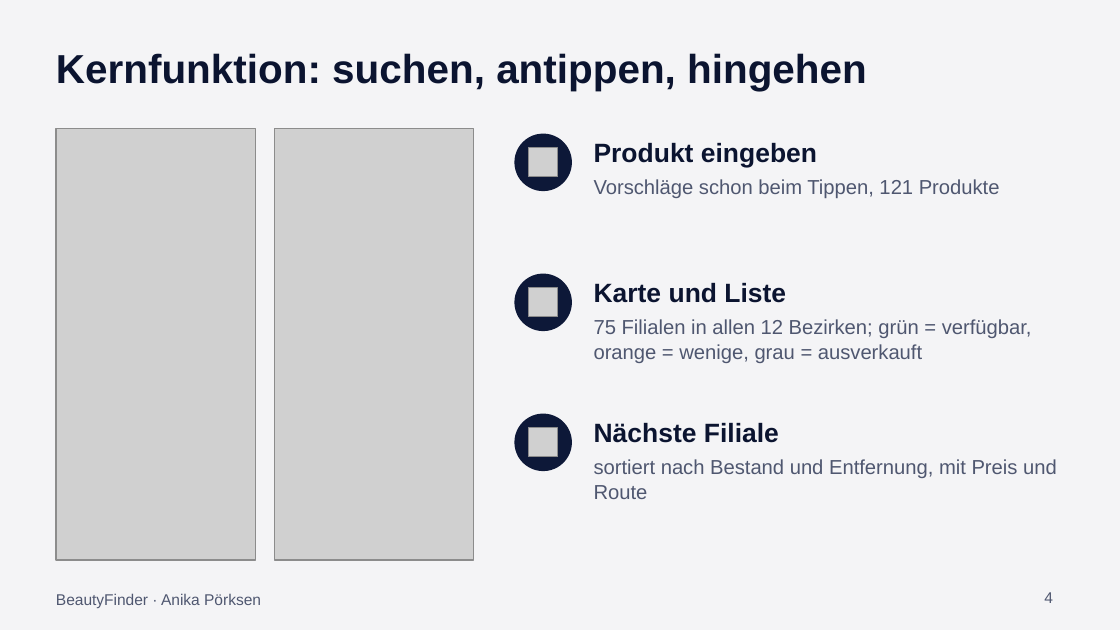
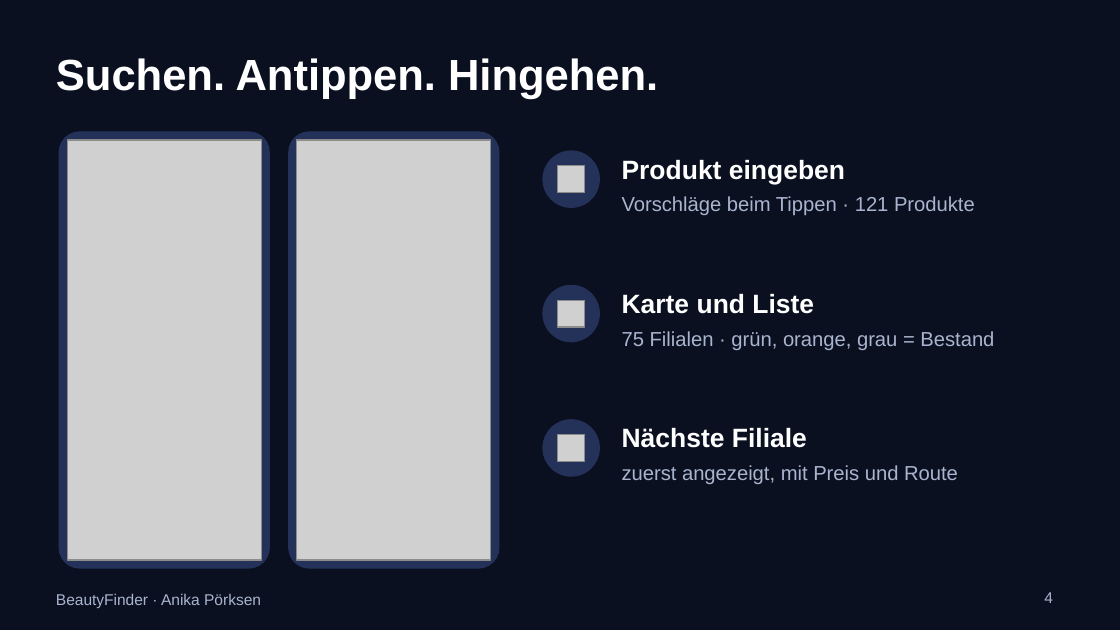
Before and after one commit to anikaprksn/Digitale-WElten, a slide deck: slide 4 of abgabe/Praesentation_BeautyFinder.pptx. Drawn at 1120x630 pixels with LibreOffice and Linux fonts; fonts in the diff are those of the drawing; grey boxes stand for pictures. Boxes give left, top, right and bottom in pixels: in the first picture for what was removed or moved away, otherwise in the second. Text is boxed around its words. In the diff, an @@ line names an element or a change of style, - is before the commit and + after.

```diff
--- a/abgabe/Praesentation_BeautyFinder.pptx
+++ b/abgabe/Praesentation_BeautyFinder.pptx
@@ background #F4F4F6 to #0A1020 @@
@@ text at bbox=[56, 58, 658, 99]: text changed; size 26 to 28 pt; text colour #0B1430 to #FFFFFF @@
-Kernfunktion: suchen, antippen, hingehen
+Suchen. Antippen. Hingehen.
@@ rounded rectangle added at bbox=[59, 132, 269, 568], fill #24325A, outline #24325A 1 pt @@
@@ picture: place and size @@
-picture at bbox=[56, 129, 255, 560]
+picture at bbox=[67, 140, 261, 560]
@@ rounded rectangle added at bbox=[289, 132, 498, 568], fill #24325A, outline #24325A 1 pt @@
@@ picture: place and size @@
-picture at bbox=[274, 129, 474, 560]
+picture at bbox=[297, 140, 491, 560]
@@ picture removed at bbox=[529, 148, 558, 177] @@
@@ text colour #0B1430 to #FFFFFF in 3 elements at bbox=[622, 427, 807, 448], bbox=[622, 293, 814, 314], bbox=[622, 159, 845, 184] @@
@@ text "Produkt eingeben": place and size @@
-text "Produkt eingeben" at bbox=[594, 142, 817, 167]
+text "Produkt eingeben" at bbox=[622, 159, 845, 184]
@@ fill #0D1838 to #24325A; outline #0D1838 1 pt to #24325A 1 pt in 3 elements at bbox=[543, 420, 599, 476], bbox=[543, 286, 599, 342], bbox=[543, 151, 599, 207] @@
@@ ellipse: place and size @@
-ellipse at bbox=[515, 134, 571, 190]
+ellipse at bbox=[543, 151, 599, 207]
@@ picture added at bbox=[558, 166, 585, 193] @@
@@ text at bbox=[622, 196, 975, 215]: text changed; text colour #4F5770 to #A9B4CF @@
-Vorschläge schon beim Tippen, 121 Produkte
+Vorschläge beim Tippen · 121 Produkte
@@ picture removed at bbox=[529, 288, 558, 317] @@
@@ ellipse: place and size @@
-ellipse at bbox=[515, 274, 571, 330]
+ellipse at bbox=[543, 286, 599, 342]
@@ text "Karte und Liste": place and size @@
-text "Karte und Liste" at bbox=[594, 282, 786, 303]
+text "Karte und Liste" at bbox=[622, 293, 814, 314]
@@ picture added at bbox=[558, 300, 585, 327] @@
@@ text at bbox=[622, 331, 994, 350]: text changed; text colour #4F5770 to #A9B4CF @@
-75 Filialen in allen 12 Bezirken; grün = verfügbar, orange = wenige, grau = ausverkauft
+75 Filialen · grün, orange, grau = Bestand
@@ text "Nächste Filiale": place and size @@
-text "Nächste Filiale" at bbox=[594, 422, 779, 443]
+text "Nächste Filiale" at bbox=[622, 427, 807, 448]
@@ picture removed at bbox=[529, 428, 558, 457] @@
@@ ellipse: place and size @@
-ellipse at bbox=[515, 414, 571, 470]
+ellipse at bbox=[543, 420, 599, 476]
@@ picture added at bbox=[558, 435, 585, 461] @@
@@ text at bbox=[622, 465, 958, 484]: text changed; text colour #4F5770 to #A9B4CF @@
-sortiert nach Bestand und Entfernung, mit Preis und Route
+zuerst angezeigt, mit Preis und Route
@@ text "BeautyFinder · Anika Pörksen" at bbox=[56, 593, 261, 608]: text colour #4F5770 to #A9B4CF @@
@@ page number at bbox=[1044, 592, 1053, 603]: text colour #4F5770 to #A9B4CF @@
```
Also in this commit, not shown: 11 other slides changed.
